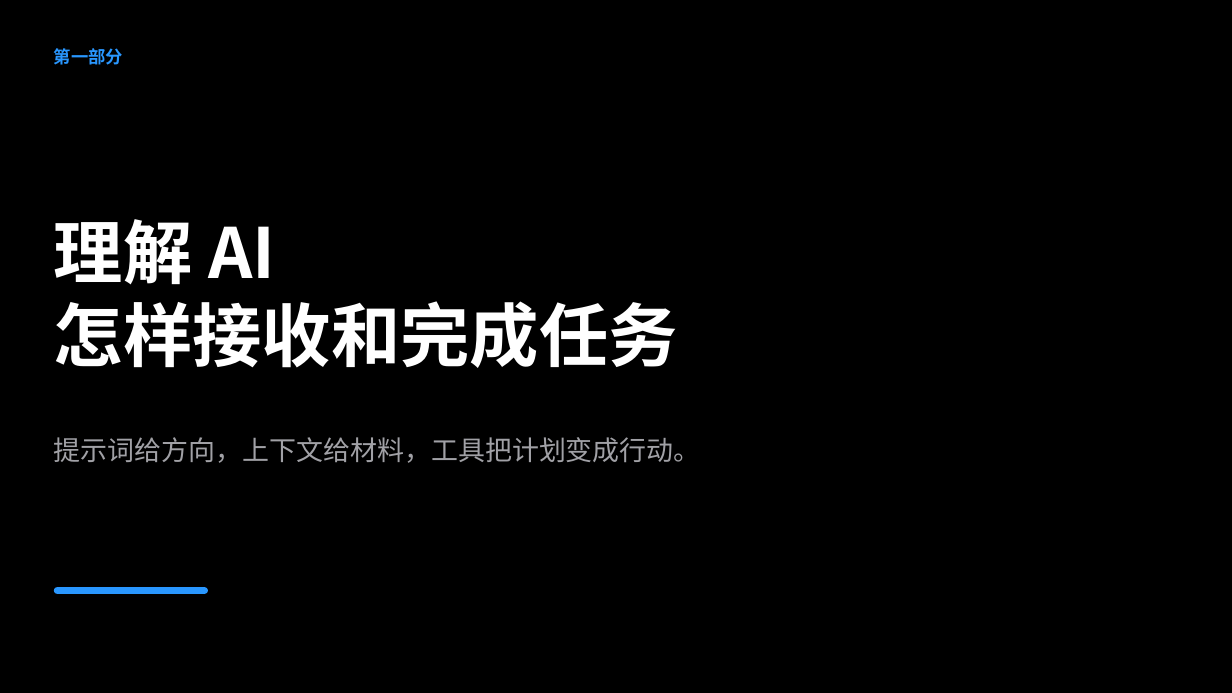
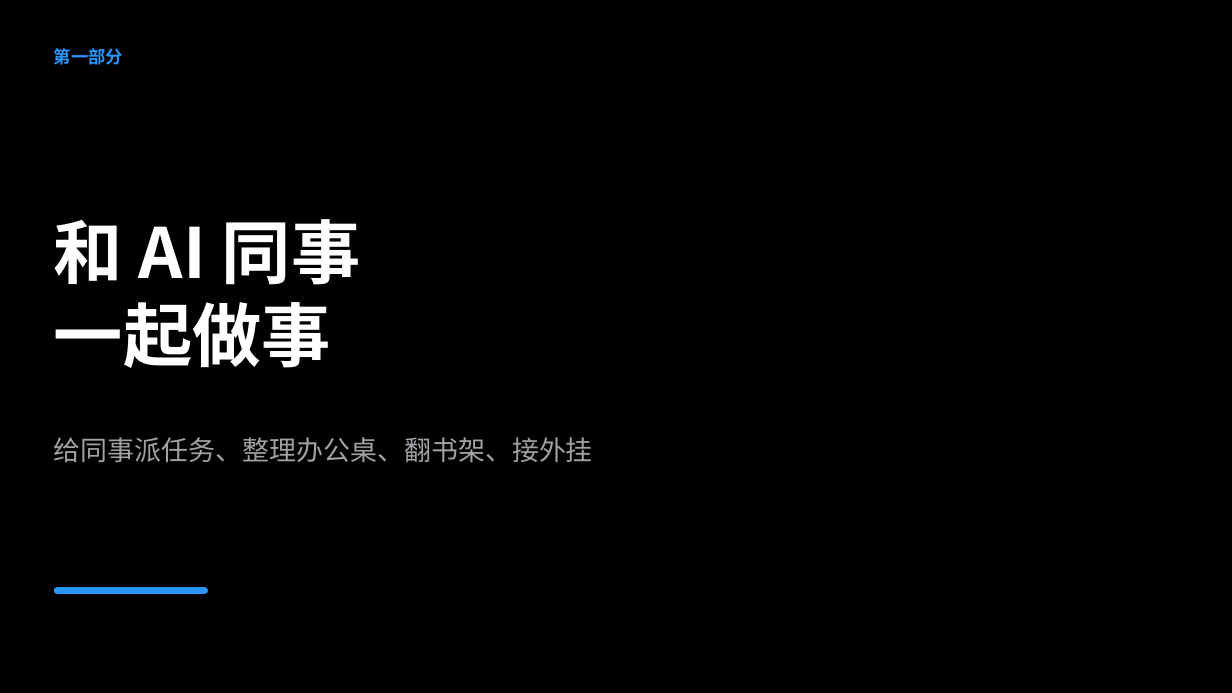
Before and after one commit to jihtsan/https-github.com-jihtsan-cz-night-learn-20261111, a slide deck: slide 1 of learn-02/第二课第一部分 - AI 如何接收和完成任务.pptx. Drawn at 1232x693 pixels with LibreOffice and Linux fonts; fonts in the diff are those of the drawing. Boxes give left, top, right and bottom in pixels: in the first picture for what was removed or moved away, otherwise in the second. Text is boxed around its words. In the diff, an @@ line names an element or a change of style, - is before the commit and + after.

Commit message:
用同事与办公场景串联第二课第一部分 (#19)

```diff
--- a/learn-02/第二课第一部分 - AI 如何接收和完成任务.pptx
+++ b/learn-02/第二课第一部分 - AI 如何接收和完成任务.pptx
@@ text at <box>54,219,361,368</box>: text changed @@
-理解 AI
-怎样接收和完成任务
+和 AI 同事
+一起做事
@@ text at <box>54,437,593,462</box>: text changed @@
-提示词给方向，上下文给材料，工具把计划变成行动。
+给同事派任务、整理办公桌、翻书架、接外挂
```
Also in this commit, not shown: 7 other slides changed, 1 slide added, 1 slide removed.
